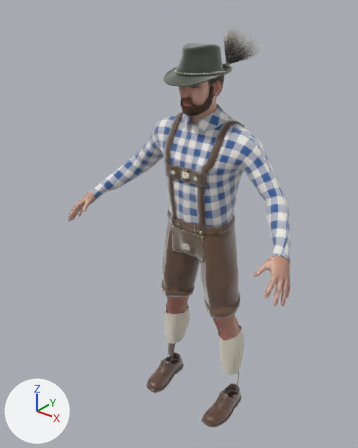
What one commit did to the glTF model projects/2026-09-reitweg-25/public/assets/models/sims-him.glb.
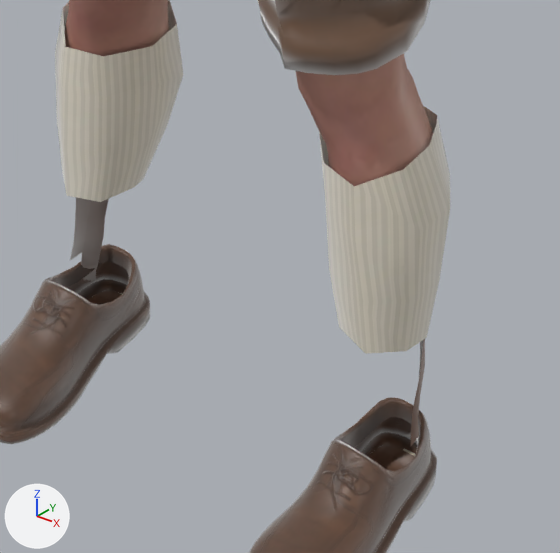
Each version appears first whole from a 50 mm lens placed at (1.24, -1.752, 2.053), pointed at (-0.077, -0.105, 1.032), and next in a close-up on the part from 43% to 74% of the width and 68% to 93% of the height. The axes (+X, +Y, +Z) are drawn at lower left. The lights are the same throughout. The last two pictures show the newer version. Where no turn or scale is listed for an object, it has been applied to the vertices. Vertices at exactly the same position are counted once.

Names of what the first close-up shows: 'him.body', 'him.elvs_male_trouser_short_1', 'him.joepal_crude_high_socks', 'him.shoes01'.
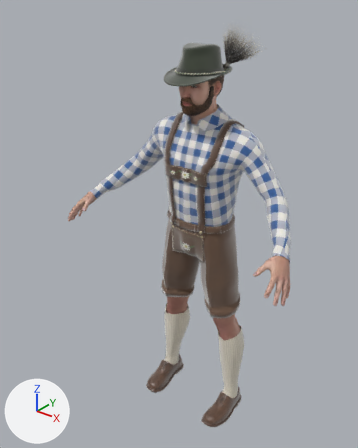
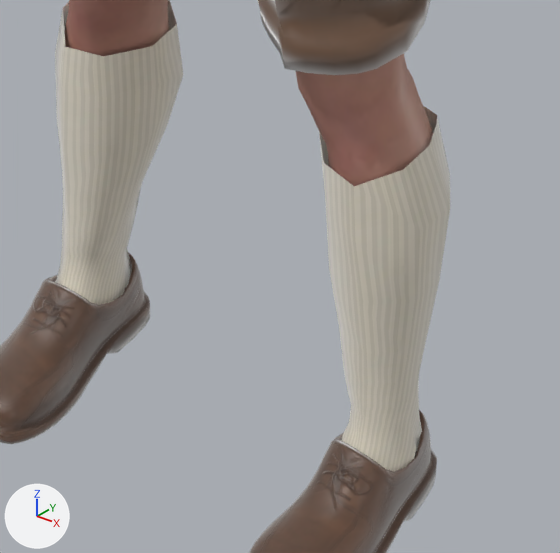
Commit message: Reitweg 25: Sims Mode, his socks run into his shoes (rebuilt figure)

Location of each change, [x1, y1, x2, y2] in pixels of the close-ups (560 x 553 px):
'him.joepal_crude_high_socks', reshaped: before [55, 0, 450, 354]; after [55, 0, 450, 472]
'him.shoes01', reshaped: before [0, 197, 437, 553]; after [0, 252, 437, 553]
part 1 of me_crudehighsocks, added: after [55, 173, 143, 305]
part 2 of me_crudehighsocks, added: after [339, 328, 426, 472]
part 3 of me_shoes01, deleted: before [411, 339, 425, 447]
part 4 of me_shoes01, deleted: before [70, 197, 109, 285]

What the commit changed:
me_crudehighsocks is used by ob_him_joepal_crude_high_socks; location (0.0, 0.0, 0.0).
me_crudehighsocks had 80 vertices, 120 faces and spanned x -0.247..0.246, y -0.075..0.072, z 0.225..0.479.
me_crudehighsocks now has 228 vertices, 384 faces and spans x -0.247..0.247, y -0.196..0.072, z 0.031..0.479.
Part 1, on me_crudehighsocks:
74 vertices are added at x -0.247..-0.153, y -0.196..0.047, z 0.031..0.192.
132 new faces join them.
Part 2, on me_crudehighsocks:
74 vertices are added at x 0.153..0.247, y -0.196..0.047, z 0.031..0.192.
132 new faces join them.
me_shoes01 is used by ob_him_shoes01; location (0.0, 0.0, 0.0).
me_shoes01 had 1476 vertices, 2860 faces and spanned x -0.257..0.257, y -0.223..0.059, z -0.002..0.223.
me_shoes01 now has 1434 vertices, 2816 faces and spans x -0.257..0.257, y -0.223..0.059, z -0.002..0.109.
me_shoes01 part 3: the loose piece of 21 vertices spanning x 0.209..0.239, y -0.014..0.036, z 0.043..0.223 is deleted.
me_shoes01 part 4: the loose piece of 21 vertices spanning x -0.239..-0.209, y -0.014..0.036, z 0.043..0.223 is deleted.
